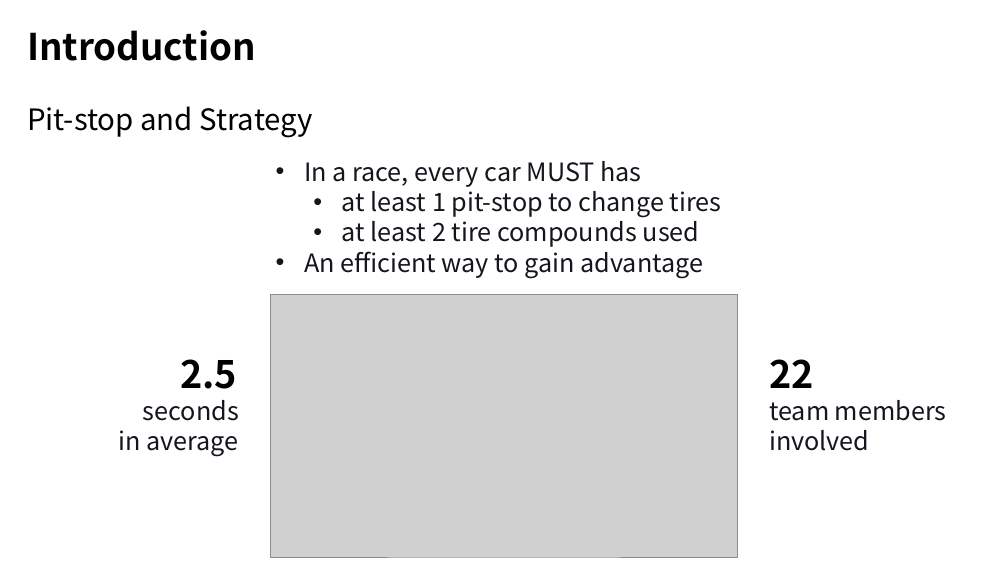
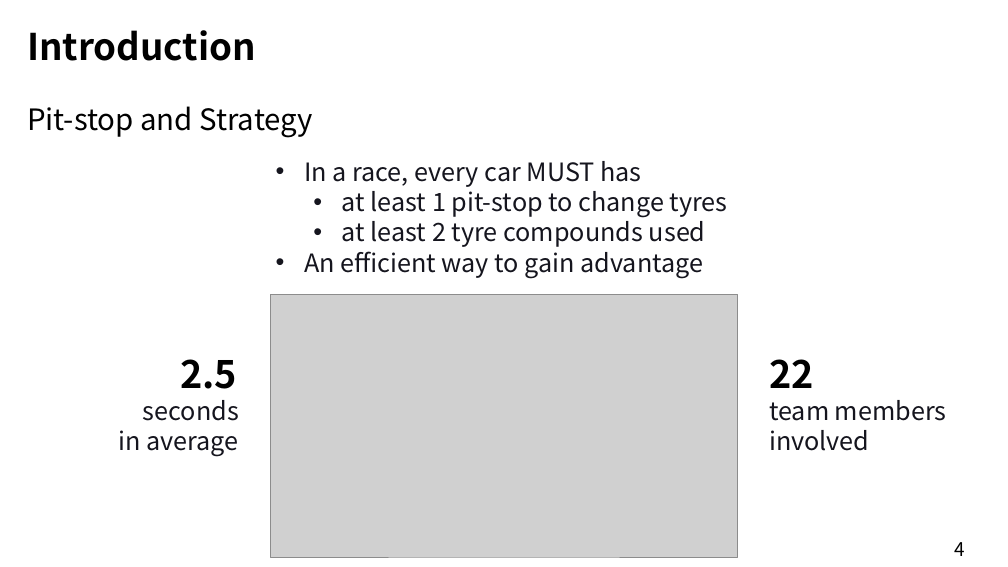
Before and after one commit to xvhhvx/EESM5900V_Project, a slide deck: slide 4 of Project_Presentation.pptx. Drawn at 1008x567 pixels with LibreOffice and Linux fonts; fonts in the diff are those of the drawing; grey boxes stand for pictures. Boxes give left, top, right and bottom in pixels: in the first picture for what was removed or moved away, otherwise in the second. Text is boxed around its words. In the diff, an @@ line names an element or a change of style, - is before the commit and + after.

```diff
--- a/Project_Presentation.pptx
+++ b/Project_Presentation.pptx
@@ text at [342,185,728,247]: text changed @@
-  • at least 1 pit-stop to change tires
-  • at least 2 tire compounds used
+  • at least 1 pit-stop to change tyres
+  • at least 2 tyre compounds used
@@ text added at [954,542,964,556], 18 pt, text #000000 @@
+4
```
Also in this commit, not shown: 6 other slides changed, 4 slides added, 2 slides removed.
